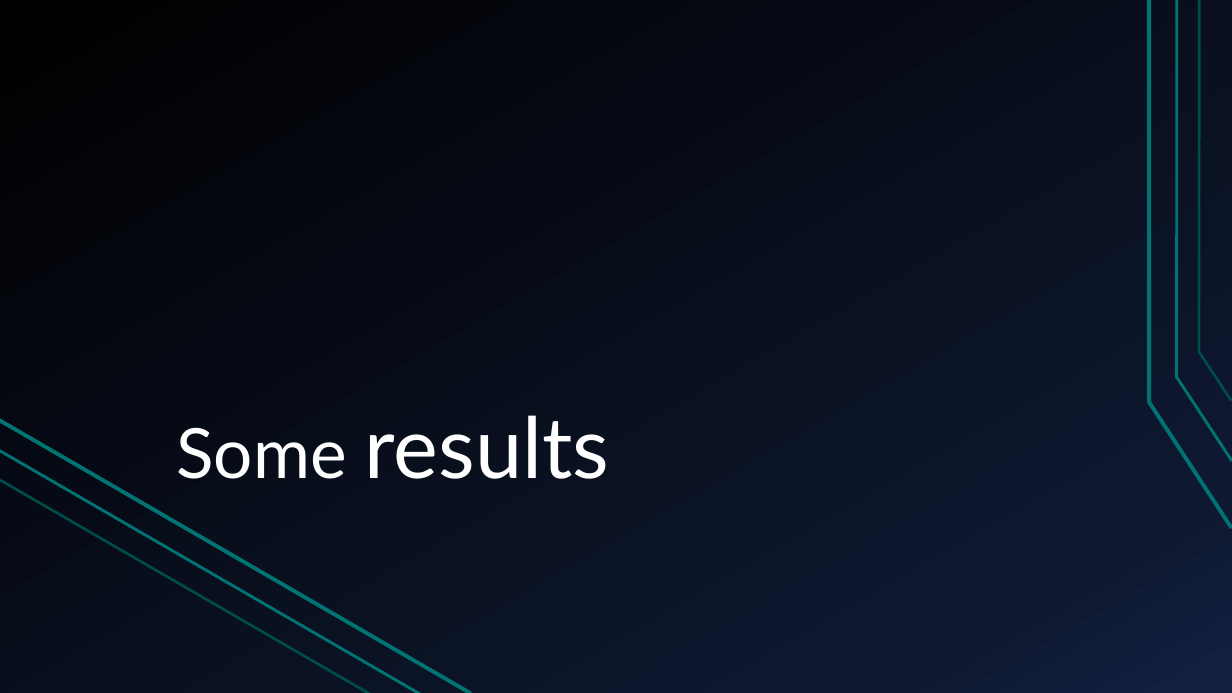
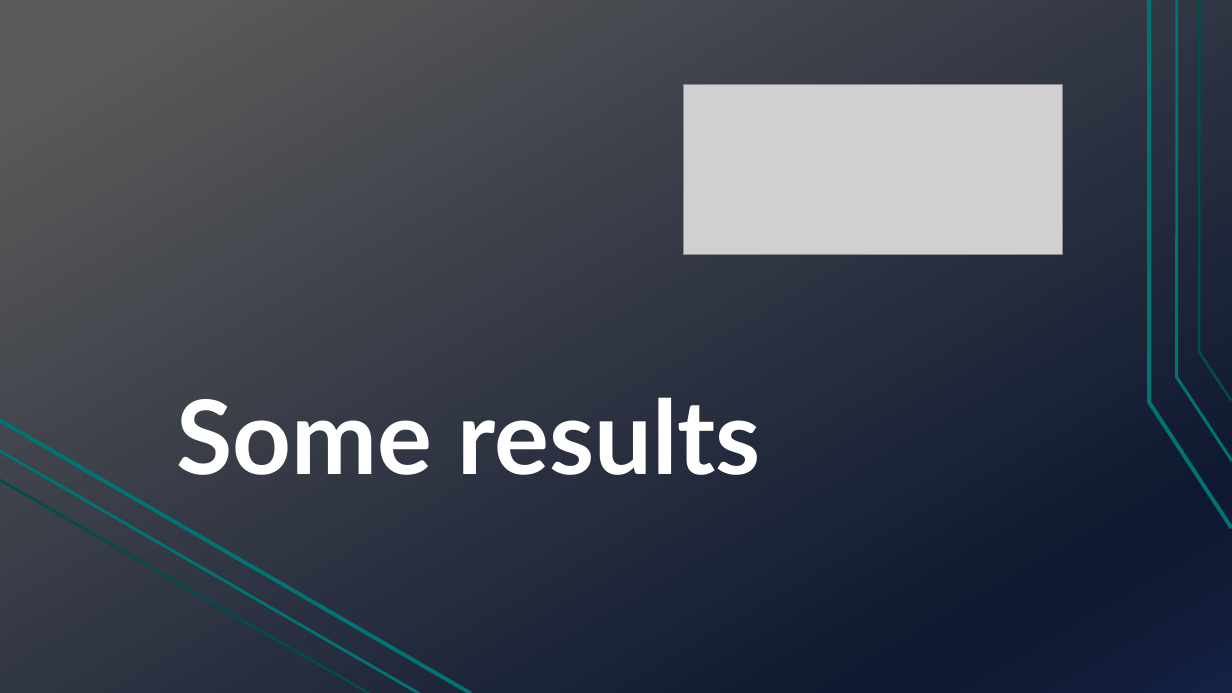
Before and after one commit to TechnionTDK/jbs-text2json, a slide deck: slide 9 of Text2Json.pptx (slide 6 before the commit). Drawn at 1232x693 pixels with LibreOffice and Linux fonts; fonts in the diff are those of the drawing; grey boxes stand for pictures. Boxes give left, top, right and bottom in pixels: in the first picture for what was removed or moved away, otherwise in the second. Text is boxed around its words. In the diff, an @@ line names an element or a change of style, - is before the commit and + after.

```diff
--- a/Text2Json.pptx
+++ b/Text2Json.pptx
@@ background gradient #000000 to #0F1931 to #142242 to gradient #595959 to #0F1931 to #142242 @@
@@ picture added at [684,85,1063,254] @@
@@ title "Some results" at [177,397,760,475]: size 54 to 80 pt in "Some"; size 66 to 80 pt in "results"; bold on @@
```
Also in this commit, not shown: 9 other slides changed, 4 slides added.
